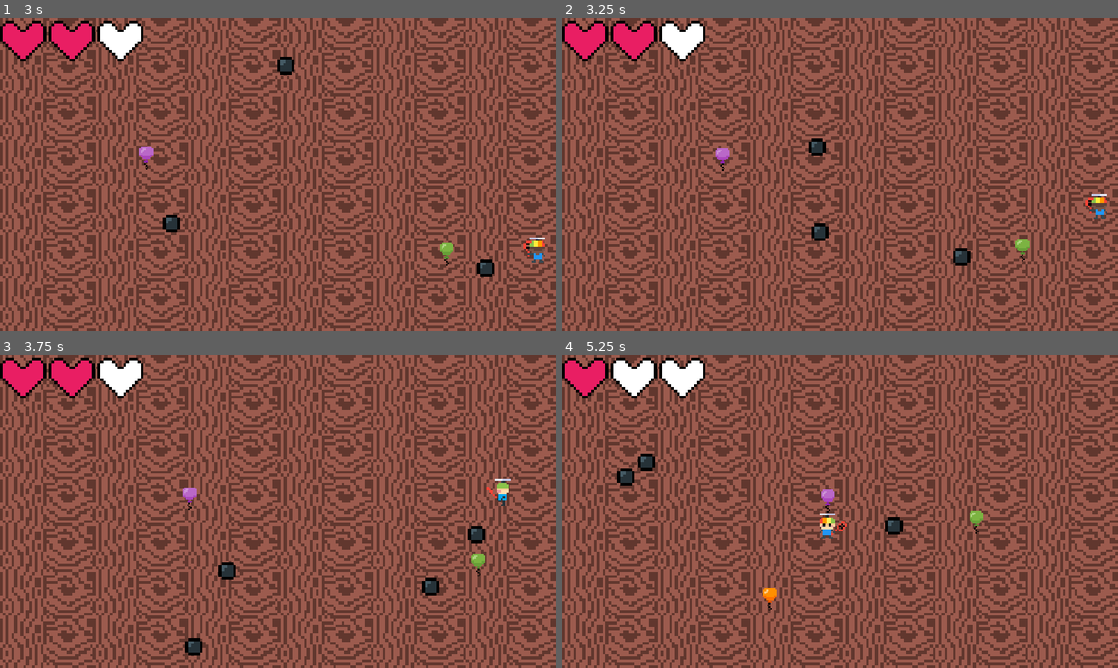
Above: before the commit, frames 1-4 (two rows, left to right).
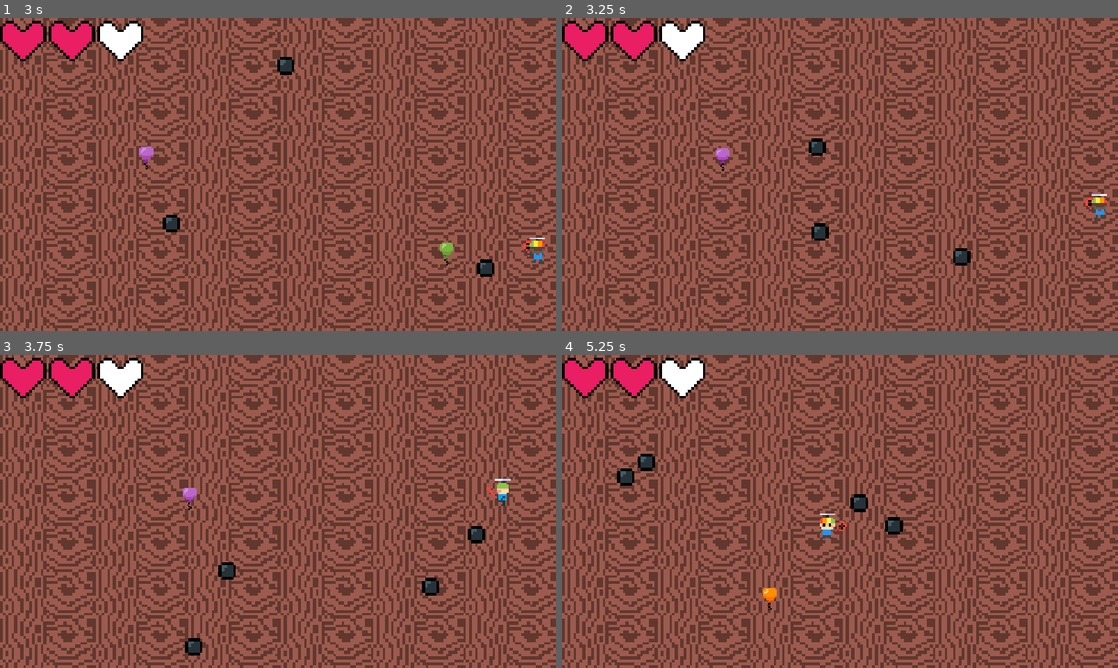
Above: after the commit, the same moments.

Repository: butteredsaltedtoast/haven-game
Game: Godot game, scene res://levels/main.tscn
Same seed, same stepped clock (60 frames per second), same inputs: the game is played once before the commit and once after it.
Inputs (mouse positions are in pixels of both pictures, inside the frame that each line leads up to):
- Up to frame 1 (3 s): move the mouse to (400, 158) at 0.52 s; press the mouse at (400, 158) at 0.53 s; hold D (right) 0.53-1.28 s; move the mouse to (166, 190) at 1.27 s; release the mouse at (166, 190) at 1.28 s; hold S (down) 1.28-2.03 s; click (166, 190) at 1.35 s; move the mouse to (333, 105) at 2.02 s; press the mouse at (333, 105) at 2.03 s; hold D (right) 2.03-2.78 s; move the mouse to (250, 237) at 2.77 s; release the mouse at (250, 237) at 2.78 s; hold W (up) from 2.78 s (still down); click (250, 237) at 2.85 s
- Up to frame 2 (3.25 s): keep holding W (up)
- Up to frame 3 (3.75 s): move the mouse to (444, 558) at 3.52 s; release W (up) at 3.53 s; press the mouse at (444, 558) at 3.53 s; hold A (left) from 3.53 s (still down)
- Up to frame 4 (5.25 s): move the mouse to (673, 464) at 4.27 s; release the mouse at (673, 464) at 4.28 s; click (673, 464) at 4.35 s; move the mouse to (867, 511) at 5.02 s; release A (left) at 5.03 s; press the mouse at (867, 511) at 5.03 s; hold S (down) from 5.03 s (still down)

Frame 1 is identical in both runs. In frame 2, 0.1% of the frame differs, in the area x 81-85%, y 70-78%; in frame 3, 0.1%; in frame 4, 0.9%, in the area x 9-76%, y 1-58%.

Commit message:
add balloon death:

Diff:
--- a/player/ball.gd
+++ b/player/ball.gd
@@ -21,3 +21,4 @@
 		# DAMAGE HERE IARHSDKJFKLJAFHZ
 		if enemies_hit >= GameState.max_pierces:
 			queue_free()
+		body.queue_free()
--- a/player/ball.tscn
+++ b/player/ball.tscn
@@ -9,7 +9,7 @@
 [sub_resource type="CircleShape2D" id="CircleShape2D_w0m6g"]
 radius = 18.110771
 
-[node name="Ball" type="CharacterBody2D" unique_id=1307963540]
+[node name="Ball" type="CharacterBody2D" unique_id=1307963540 groups=["bullet"]]
 collision_layer = 8
 collision_mask = 2
 script = ExtResource("1_5d37g")
